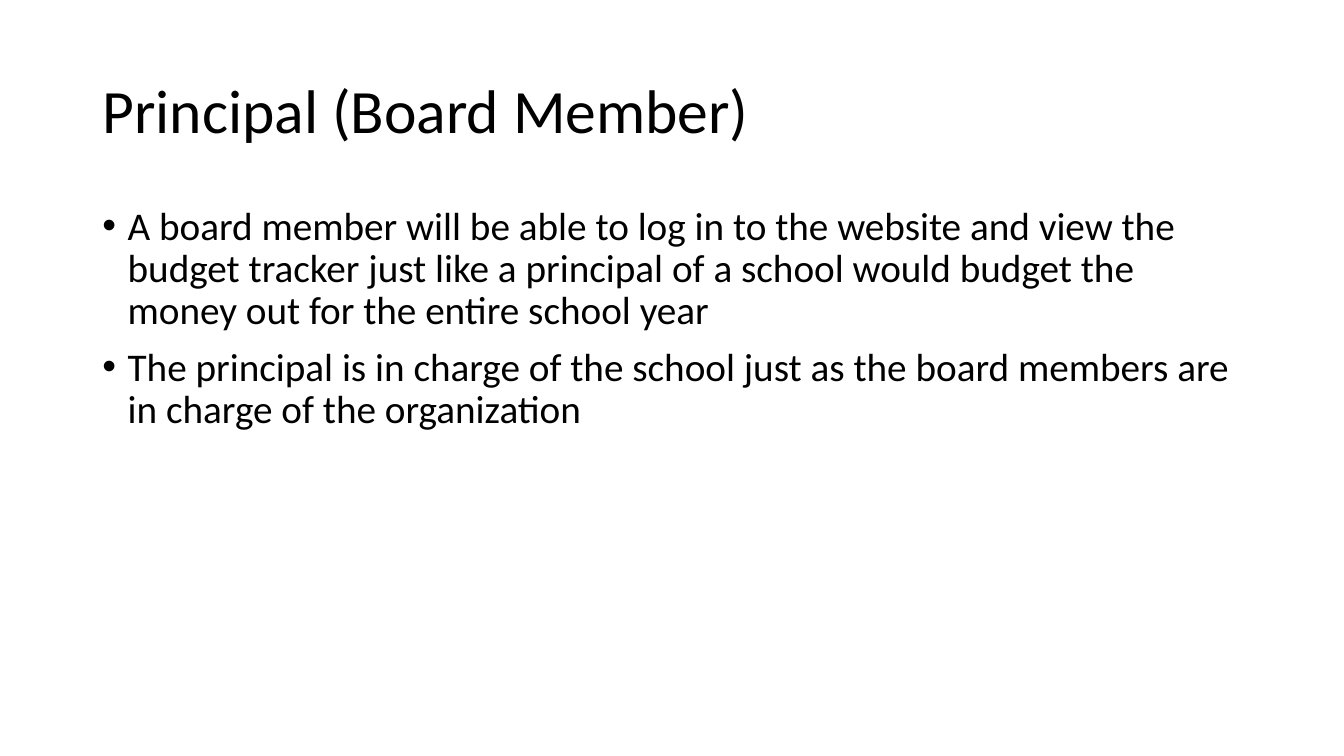
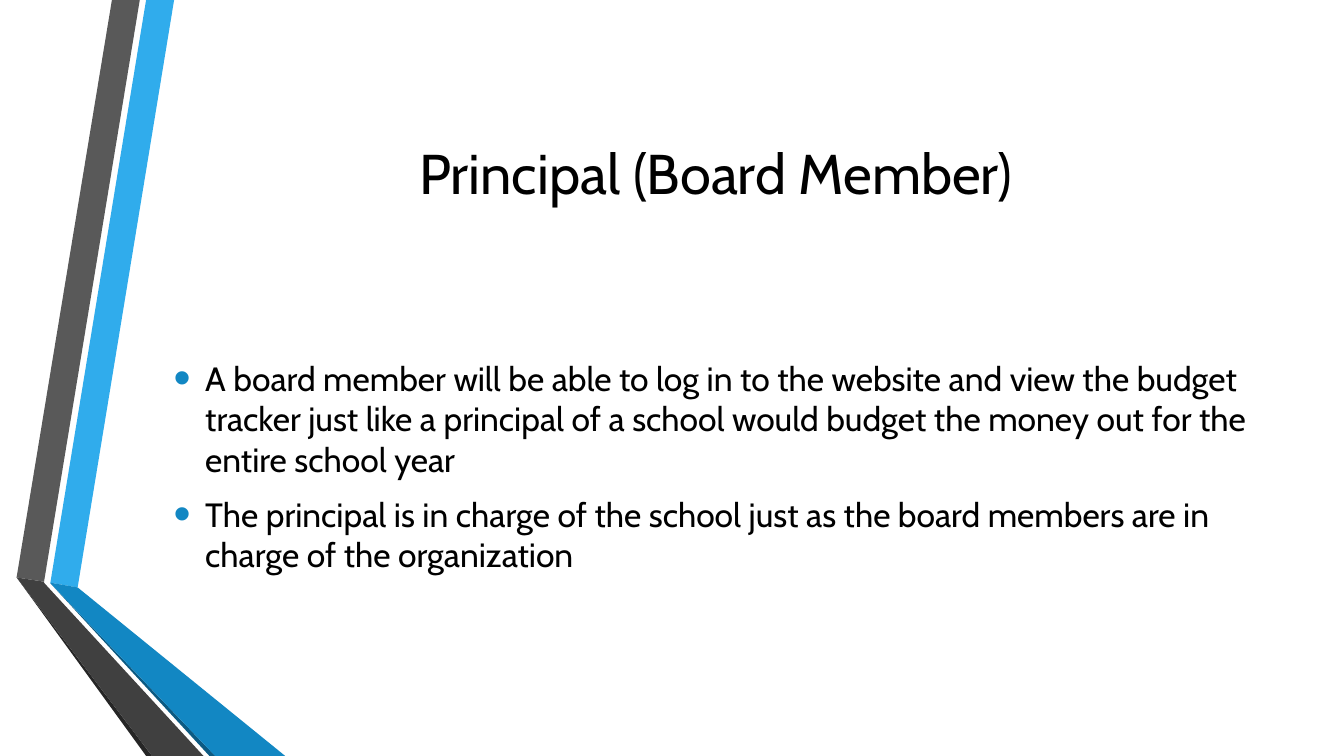
Before and after one commit to amirbukhari/HPS, a slide deck: slide 7 of Main Metaphor.pptx (slide 4 before the commit). Drawn at 1344x756 pixels with LibreOffice and Linux fonts; fonts in the diff are those of the drawing; background and template pictures are left out. Boxes give left, top, right and bottom in pixels: in the first picture for what was removed or moved away, otherwise in the second. Text is boxed around its words. In the diff, an @@ line names an element or a change of style, - is before the commit and + after.

```diff
--- a/Main Metaphor.pptx
+++ b/Main Metaphor.pptx
@@ title "Principal (Board Member)": place and size @@
-title "Principal (Board Member)" at box(102, 88, 748, 143)
+title "Principal (Board Member)" at box(419, 152, 1012, 207)
@@ title "Principal (Board Member)" at box(419, 152, 1012, 207): size 44 to 40 pt, font Calibri to Cabin; alignment left to centre; line spacing 0.9 to 1 @@
@@ text "A board member will be ...": place and size @@
-text "A board member will be ..." at box(128, 212, 1228, 430)
+text "A board member will be ..." at box(205, 365, 1246, 575)
@@ text "A board member will be ..." at box(205, 365, 1246, 575): size 28 to 24 pt, font Calibri to Cabin; indent changed; line spacing 0.9 to 1; vertical alignment top to middle @@
@@ group added at box(16, 0, 285, 756): 6 freeform shapes @@
```
Also in this commit, not shown: 4 other slides changed, 4 slides added, 3 other files.
